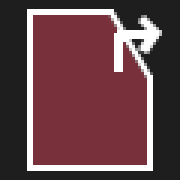
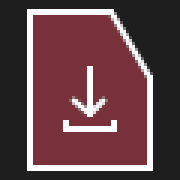
The second 180x180 image is a revision of the first. Changes to its layers:
hid "file_open" over [63, 15, 162, 132]
added layer "file_saveas" above "file_save" over [63, 15, 153, 132]
